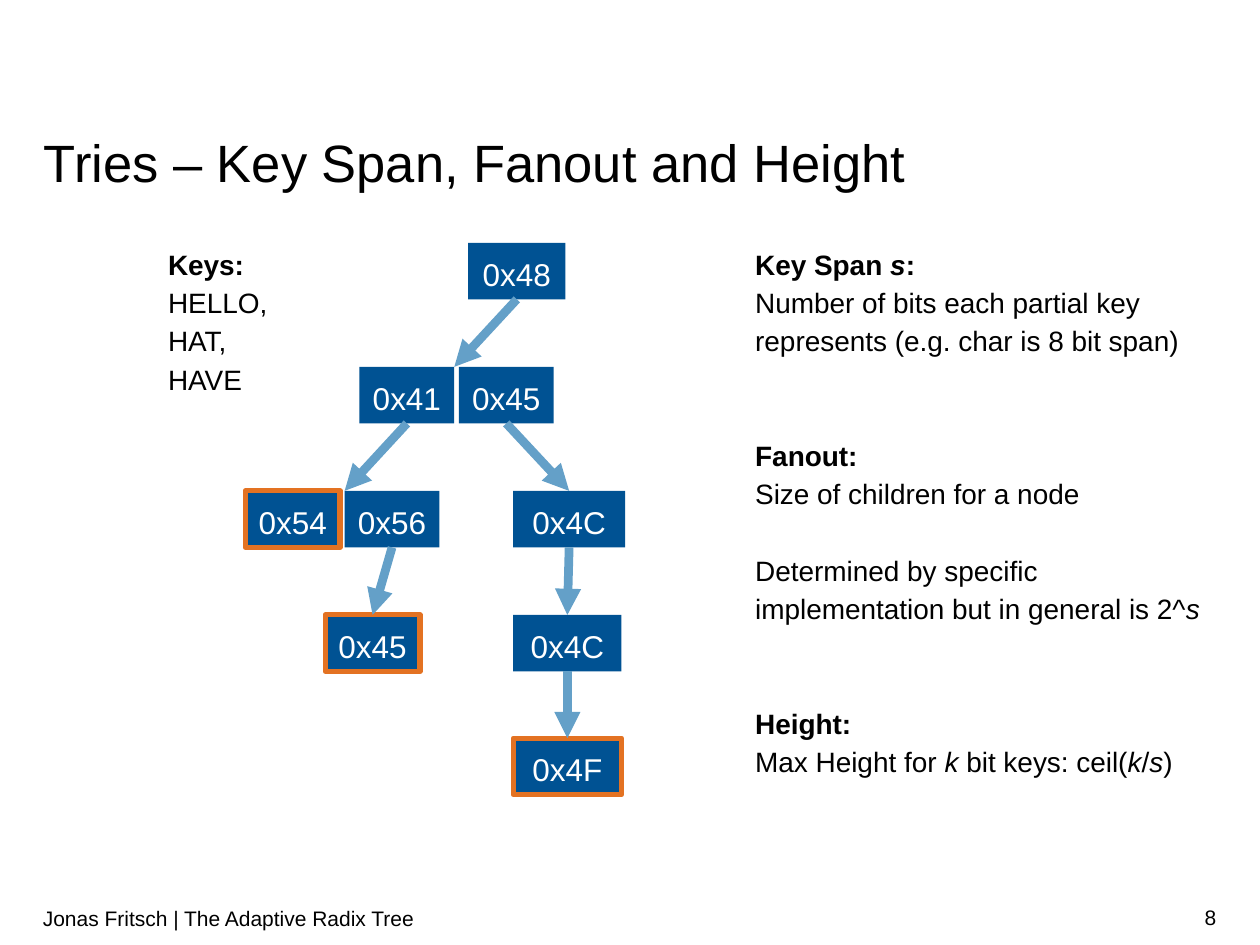
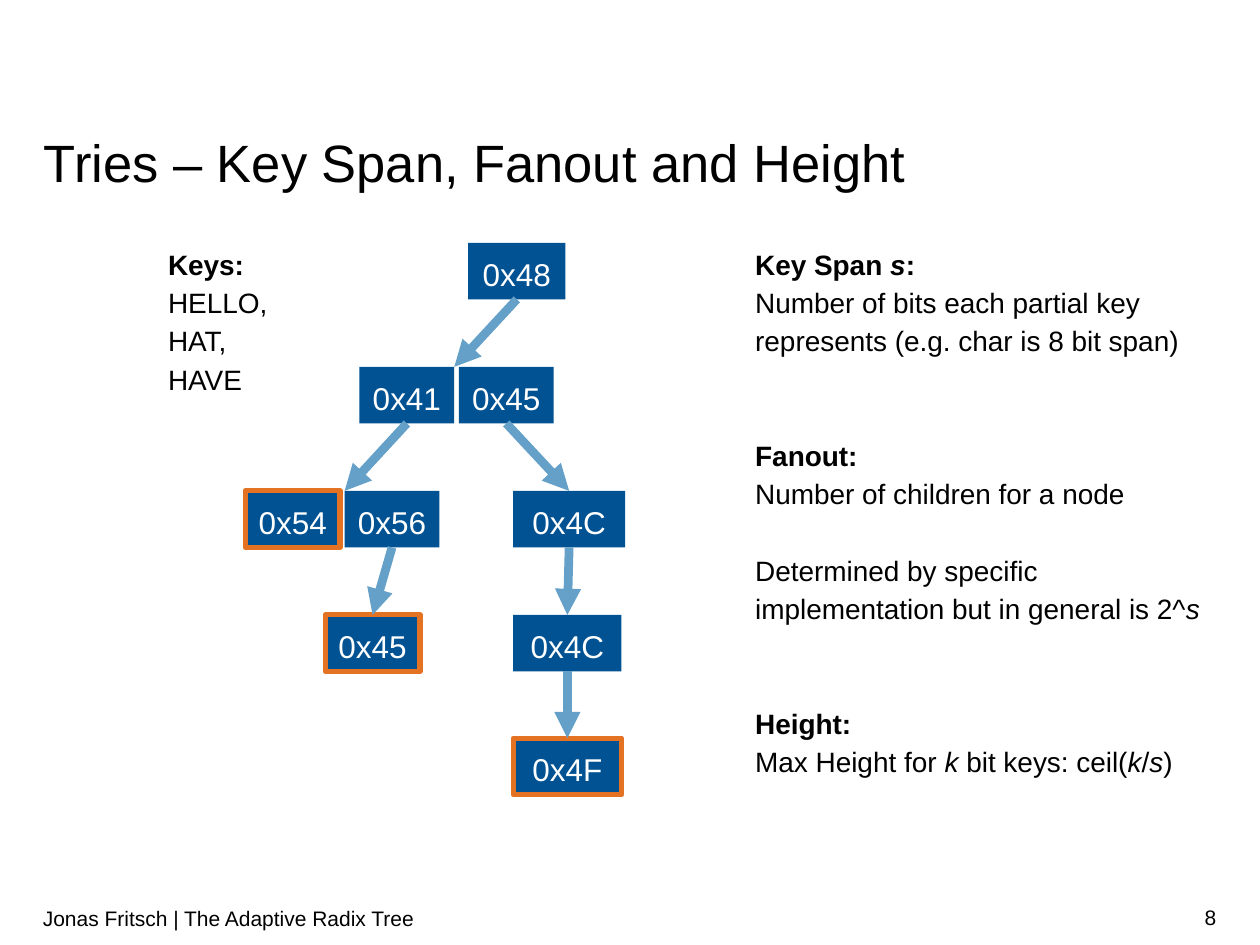
Before and after one commit to atalantus/The-Adaptive-Radix-Tree, a slide deck: slide 8 of Presentation/The Adaptive Radix Tree.pptx. Drawn at 1260x945 pixels with LibreOffice and Linux fonts; fonts in the diff are those of the drawing; background and template pictures are left out. Boxes give left, top, right and bottom in pixels: in the first picture for what was removed or moved away, otherwise in the second. Text is boxed around its words. In the diff, an @@ line names an element or a change of style, - is before the commit and + after.

```diff
--- a/Presentation/The Adaptive Radix Tree.pptx
+++ b/Presentation/The Adaptive Radix Tree.pptx
@@ text at box(755, 483, 1124, 505): text changed @@
-Size of children for a node
+Number of children for a node
```
